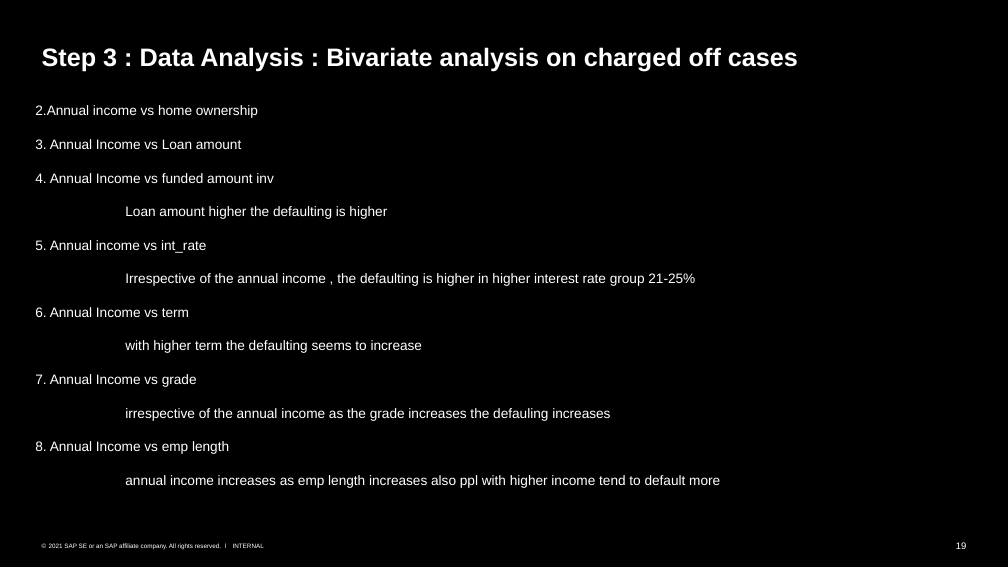
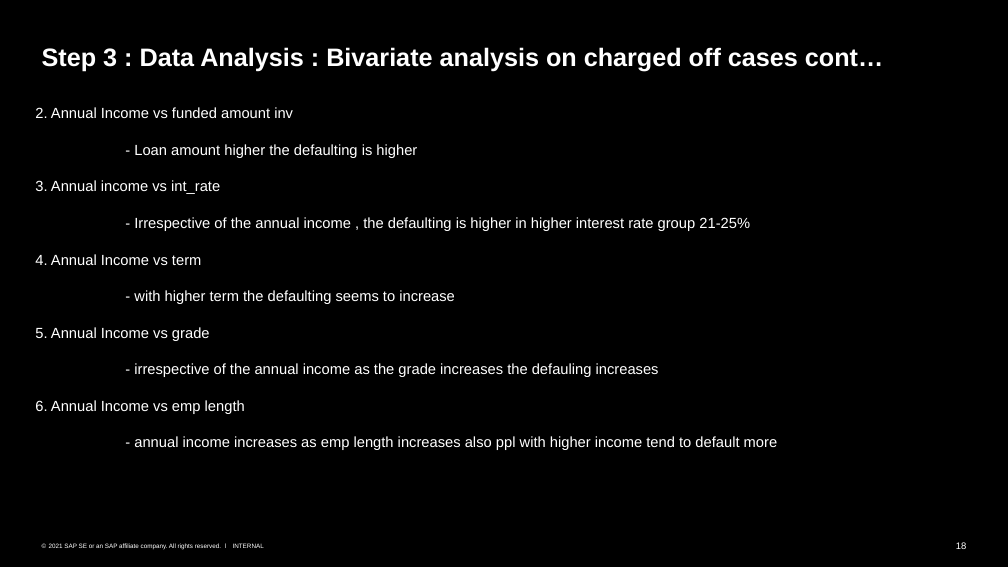
Before and after one commit to Monika1244/Lending_Club_Case_Study, a slide deck: slide 18 of Lending_Club_Case_Study.pptx (slide 19 before the commit). Drawn at 1008x567 pixels with LibreOffice and Linux fonts; fonts in the diff are those of the drawing. Boxes give left, top, right and bottom in pixels: in the first picture for what was removed or moved away, otherwise in the second. Text is boxed around its words. In the diff, an @@ line names an element or a change of style, - is before the commit and + after.

```diff
--- a/Lending_Club_Case_Study.pptx
+++ b/Lending_Club_Case_Study.pptx
@@ title at (x1=42, y1=47, x2=883, y2=72): text changed @@
-Step 3 : Data Analysis : Bivariate analysis on charged off cases
+Step 3 : Data Analysis : Bivariate analysis on charged off cases cont…
@@ text at (x1=35, y1=107, x2=778, y2=450): text changed; size 12.9 to 14 pt @@
-2.Annual income vs home ownership
-3. Annual Income vs Loan amount
-4. Annual Income vs funded amount inv
-Loan amount higher the defaulting is higher
-5. Annual income vs int_rate
-Irrespective of the annual income , the defaulting is higher in higher interest rate group 21-25%
-6. Annual Income vs term
-with higher term the defaulting seems to increase
-7. Annual Income vs grade
-irrespective of the annual income as the grade increases the defauling increases
-8. Annual Income vs emp length
-annual income increases as emp length increases also ppl with higher income tend to default more
+2. Annual Income vs funded amount inv
+- Loan amount higher the defaulting is higher
+3. Annual income vs int_rate
+- Irrespective of the annual income , the defaulting is higher in higher interest rate group 21-25%
+4. Annual Income vs term
+- with higher term the defaulting seems to increase
+5. Annual Income vs grade
+- irrespective of the annual income as the grade increases the defauling increases
+6. Annual Income vs emp length
+- annual income increases as emp length increases also ppl with higher income tend to default more
@@ page number at (x1=956, y1=542, x2=967, y2=549): text changed @@
-19
+18
```
Also in this commit, not shown: 19 other slides changed, 2 slides removed.
